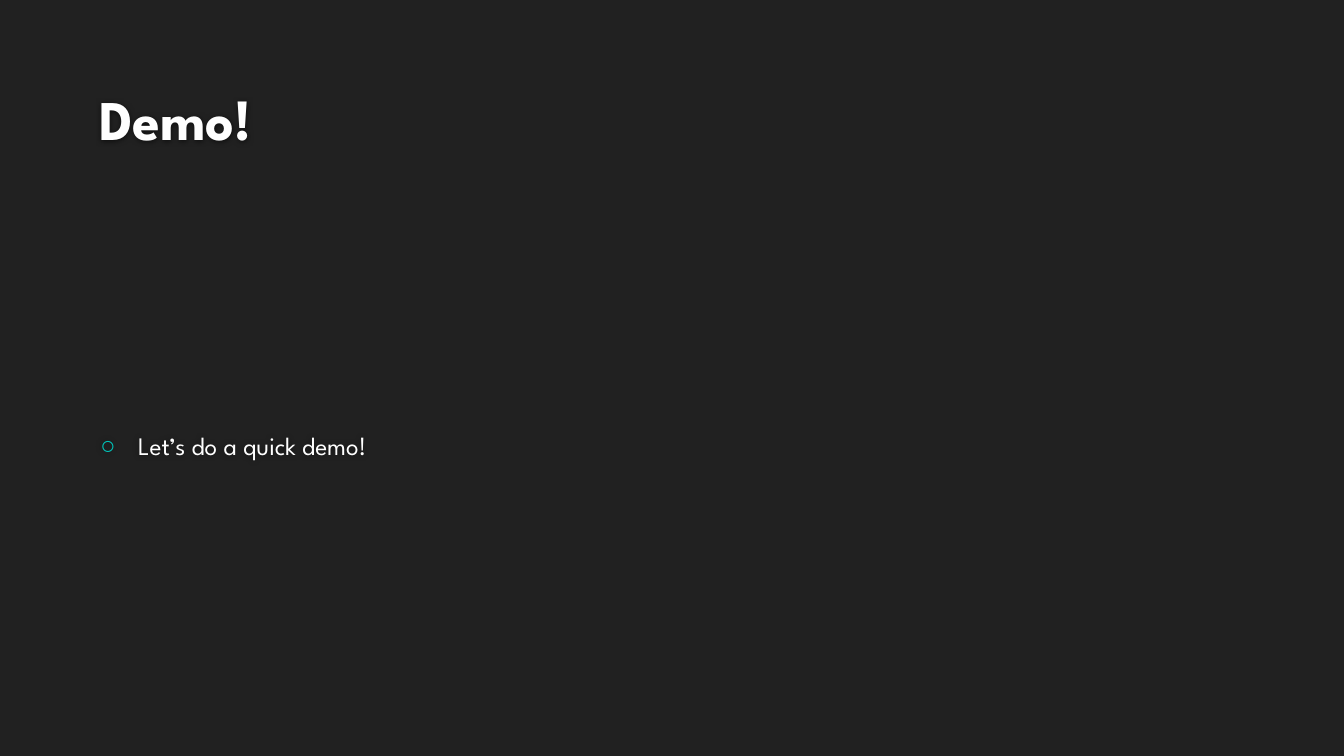
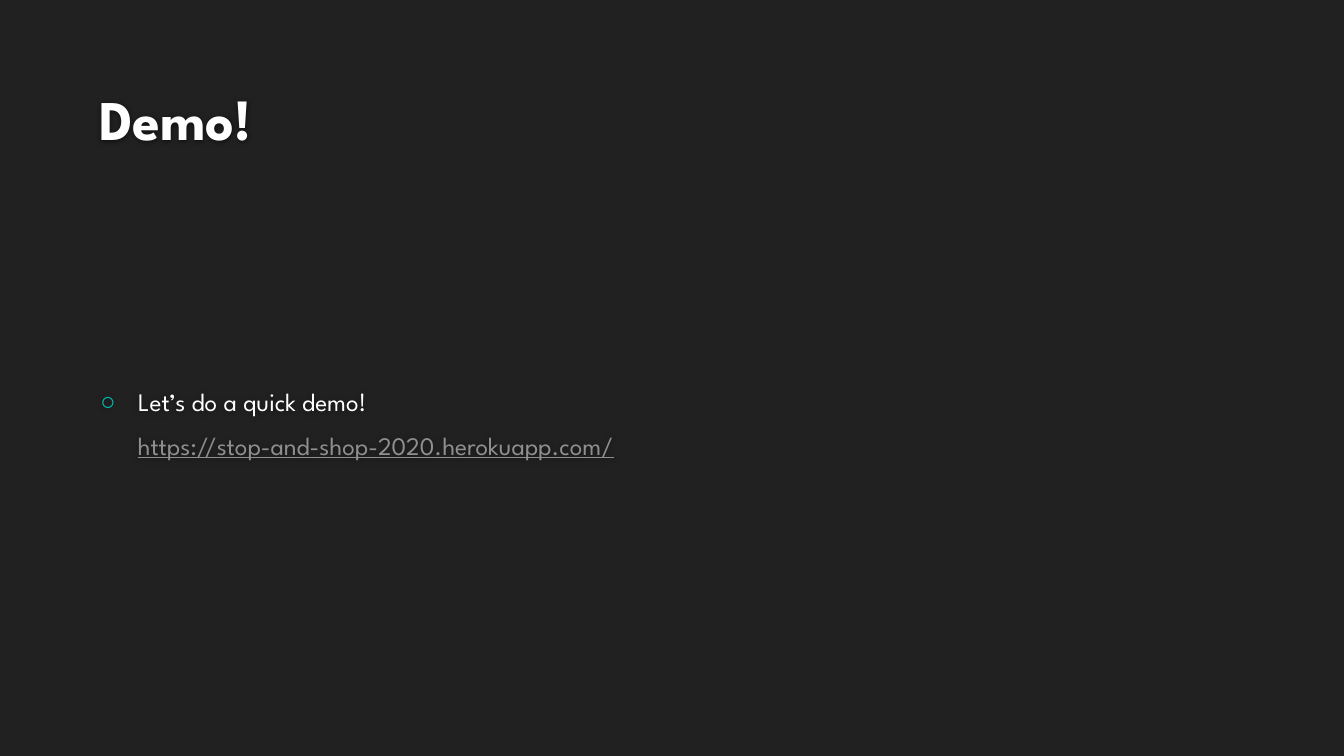
Before and after one commit to ScottMikul/stopandshop, a slide deck: slide 5 of Presentation-Slides/Stop and Shop.pptx. Drawn at 1344x756 pixels with LibreOffice and Linux fonts; fonts in the diff are those of the drawing; background and template pictures are left out. Boxes give left, top, right and bottom in pixels: in the first picture for what was removed or moved away, otherwise in the second. Text is boxed around its words. In the diff, an @@ line names an element or a change of style, - is before the commit and + after.

```diff
--- a/Presentation-Slides/Stop and Shop.pptx
+++ b/Presentation-Slides/Stop and Shop.pptx
@@ text at (138, 438, 614, 460): paragraph added @@
+https://stop-and-shop-2020.herokuapp.com/
```
Also in this commit, not shown: 1 other slide changed.
